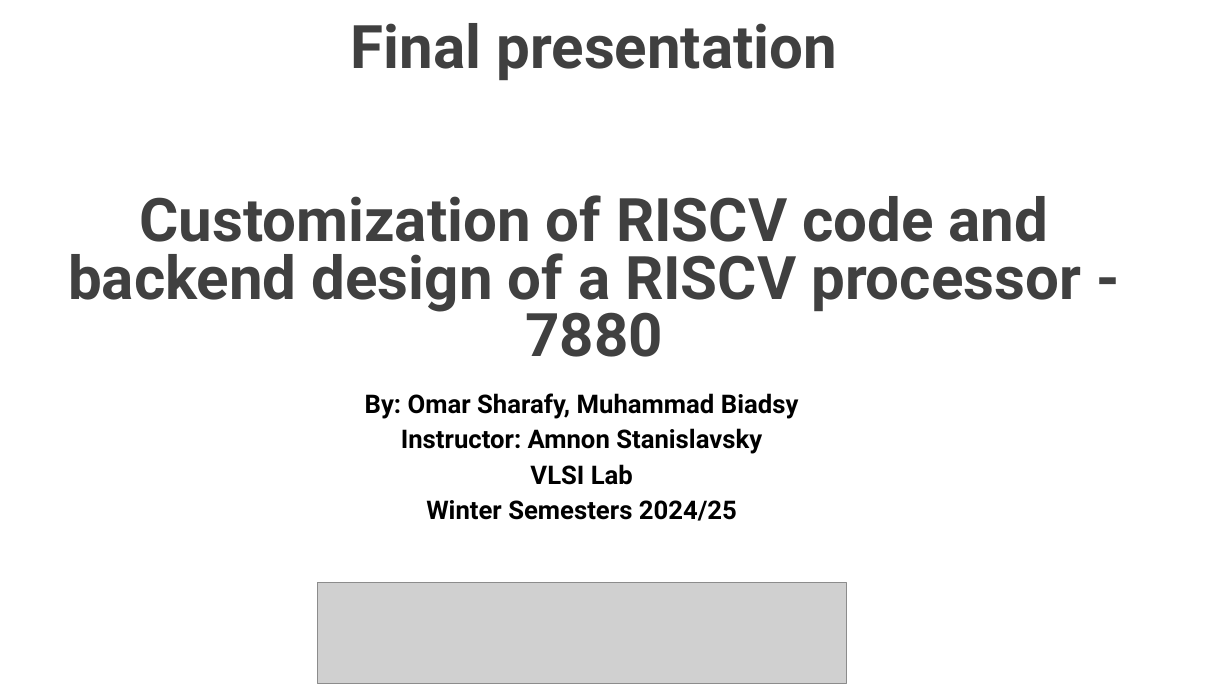
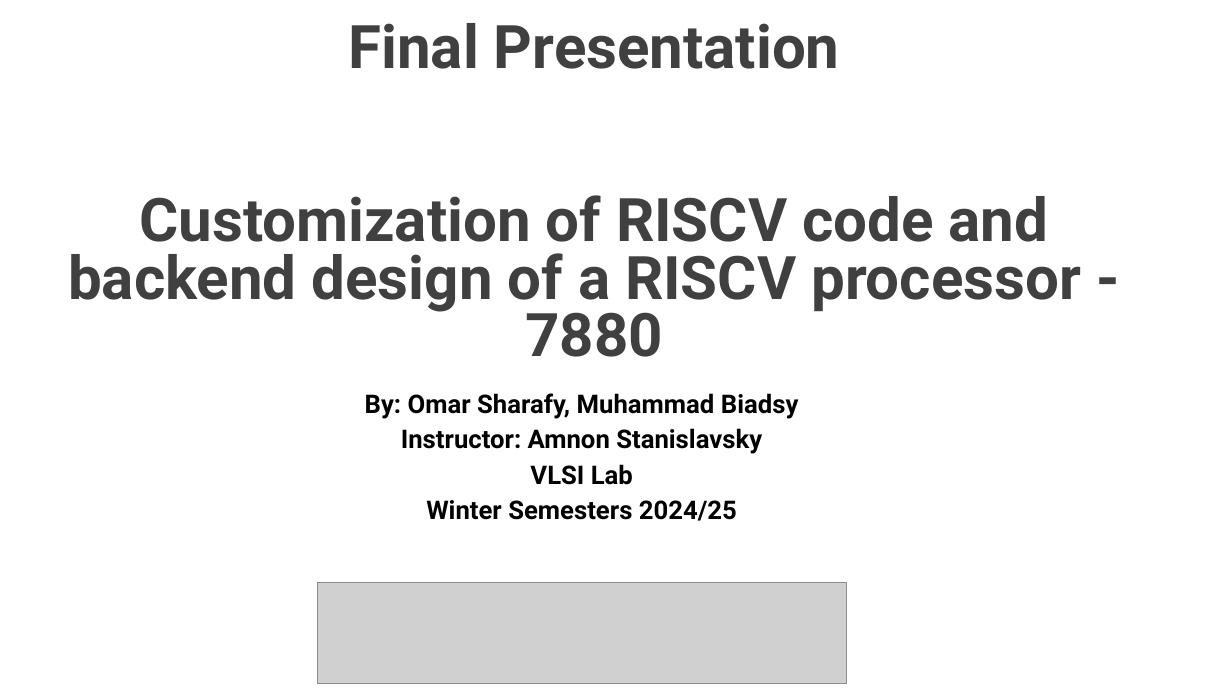
Before and after one commit to muhammad0bi/044169_project_B, a slide deck: slide 1 of Presintaions and Reports/Final presentaion VLSI project 7880.pptx. Drawn at 1232x693 pixels with LibreOffice and Linux fonts; fonts in the diff are those of the drawing; grey boxes stand for pictures. Boxes give left, top, right and bottom in pixels: in the first picture for what was removed or moved away, otherwise in the second. Text is boxed around its words. In the diff, an @@ line names an element or a change of style, - is before the commit and + after.

```diff
--- a/Presintaions and Reports/Final presentaion VLSI project 7880.pptx
+++ b/Presintaions and Reports/Final presentaion VLSI project 7880.pptx
@@ text at (68, 23, 1081, 357): text changed @@
-Final presentation
-Customization of RISCV code and backend design of a RISCV processor - 7880
+Final Presentation
+Customization of RISCV code and backend design of a RISCV processor - 7880
```
Also in this commit, not shown: 23 other slides changed.
